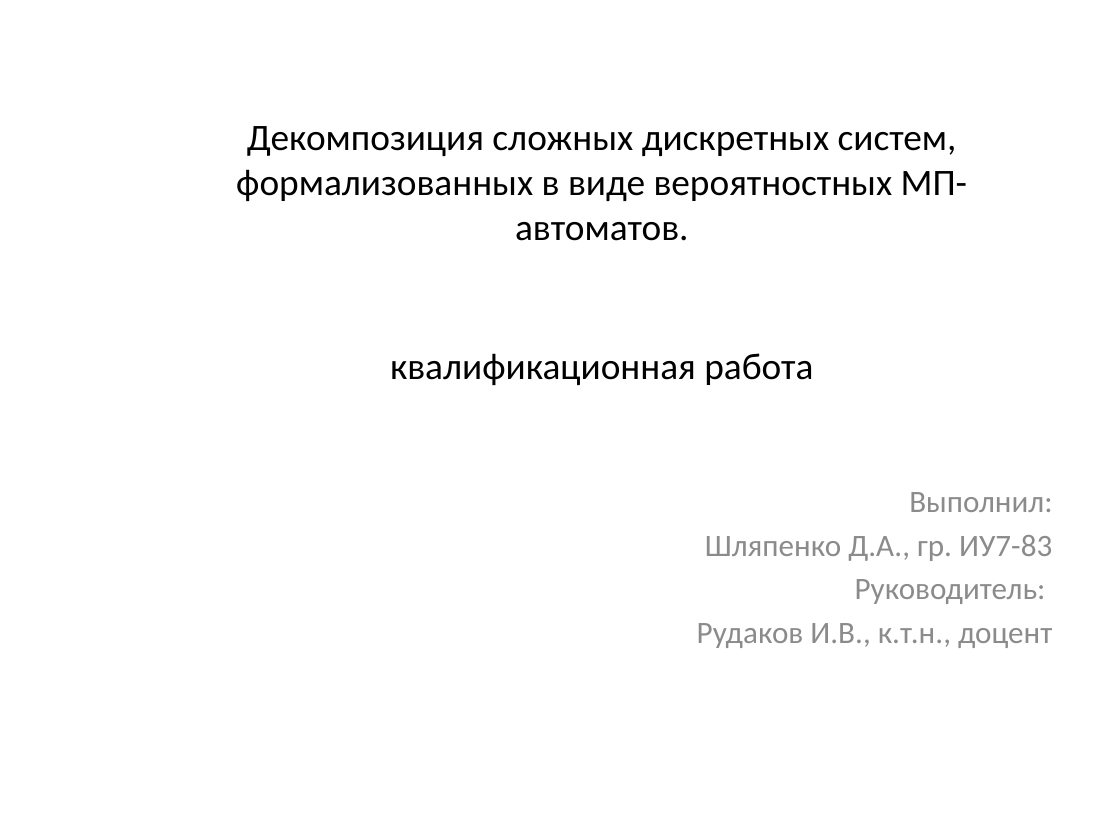
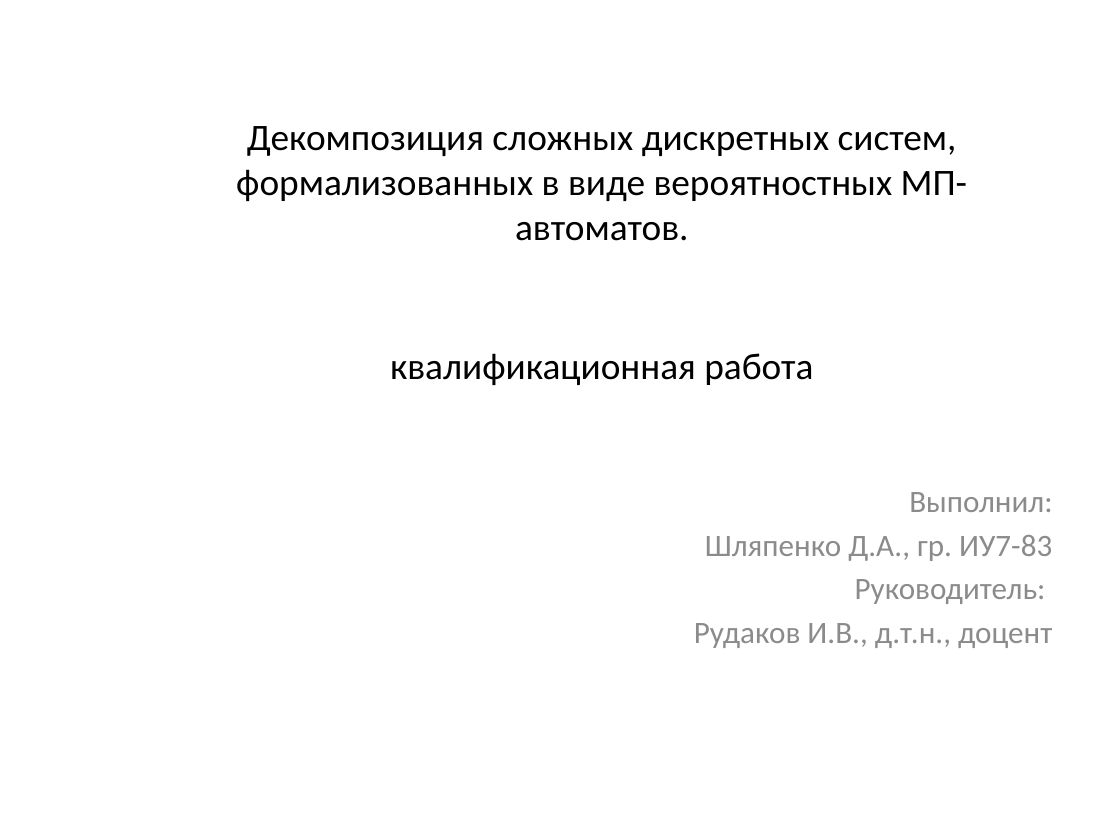
Before and after one commit to erad888/fsm-decompose, a slide deck: slide 1 of Презентация.pptx. Drawn at 1120x840 pixels with LibreOffice and Linux fonts; fonts in the diff are those of the drawing. Boxes give left, top, right and bottom in pixels: in the first picture for what was removed or moved away, otherwise in the second. Text is boxed around its words. In the diff, an @@ line names an element or a change of style, - is before the commit and + after.

```diff
--- a/Презентация.pptx
+++ b/Презентация.pptx
@@ text at (694,623,1052,648): text changed @@
-Рудаков И.В., к.т.н., доцент
+Рудаков И.В., д.т.н., доцент
```
Also in this commit, not shown: 2 other slides changed, 7 slides added, 1 other file.
